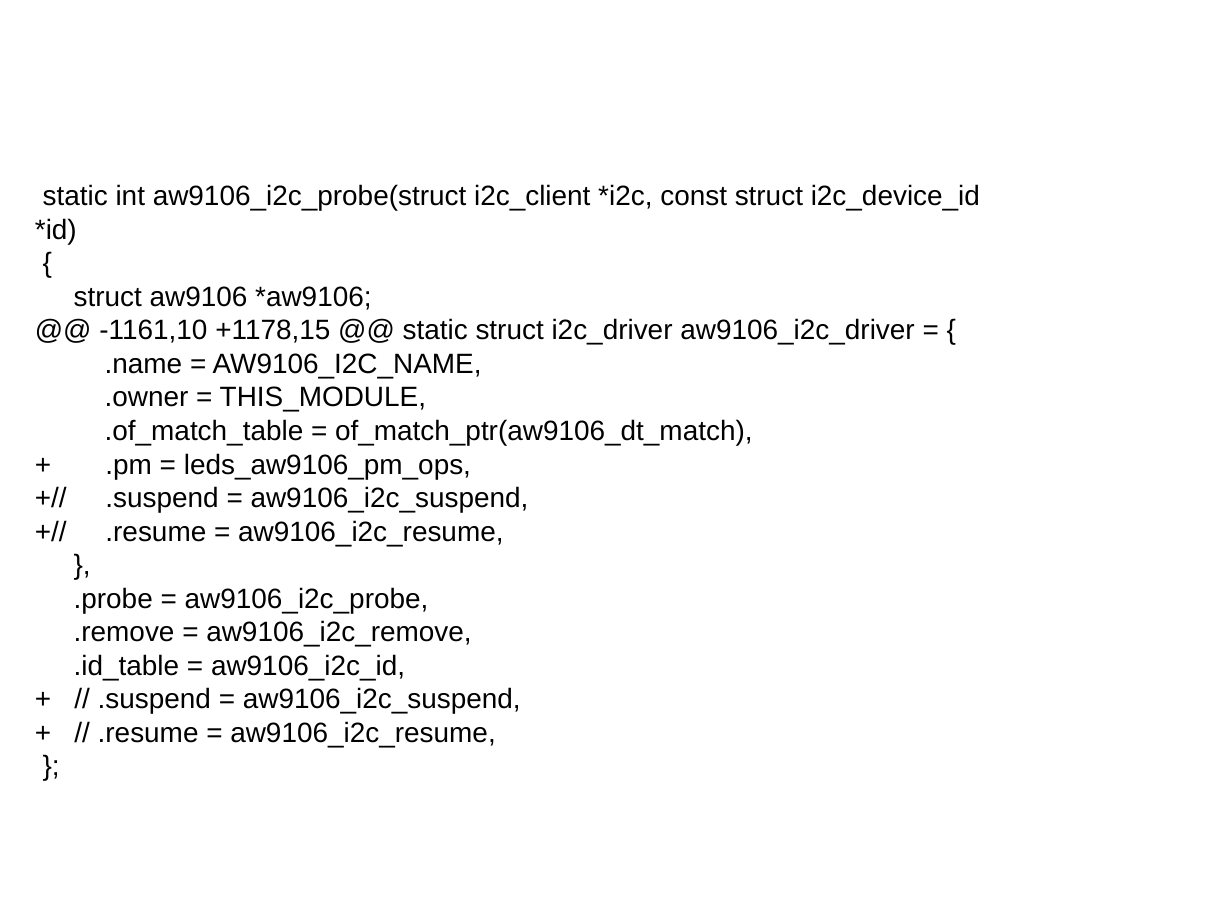
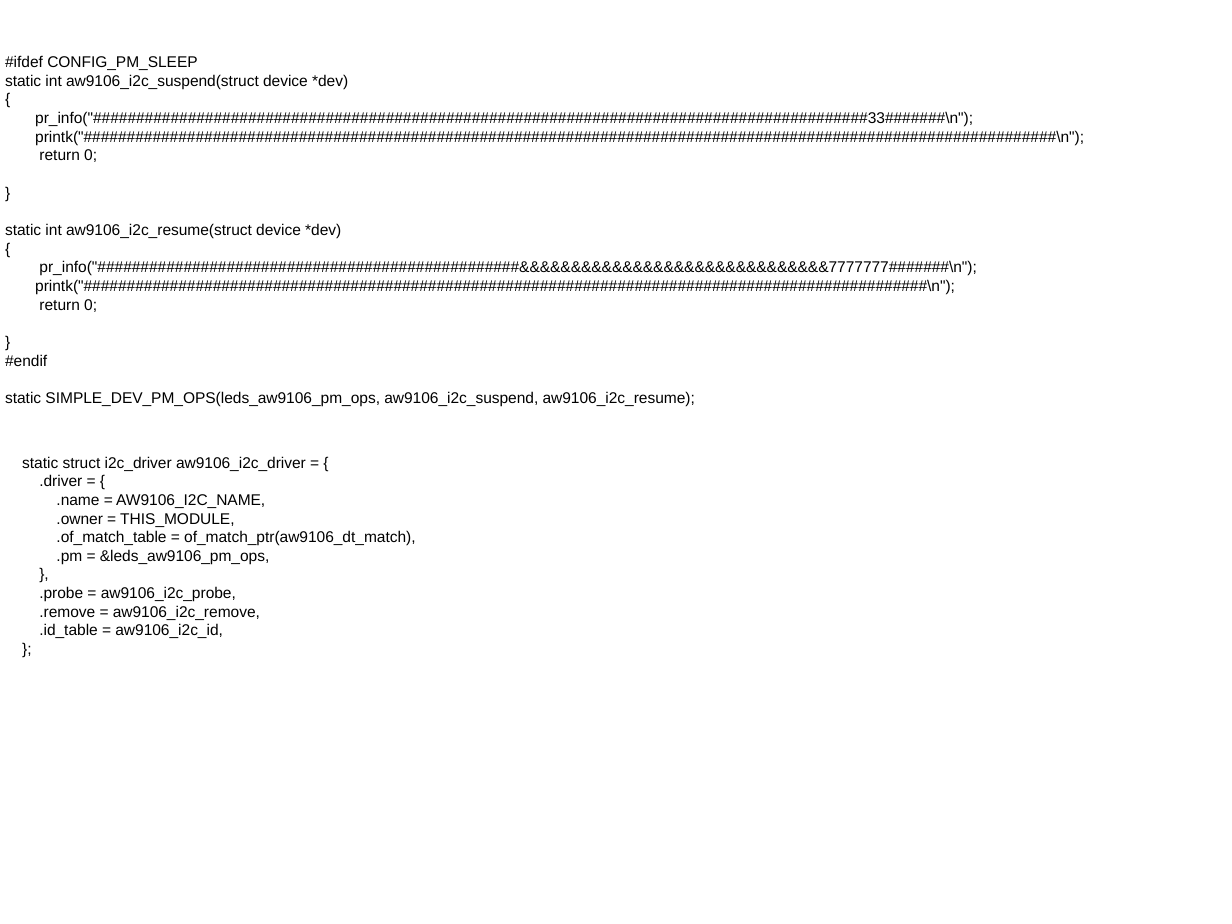
Before and after one commit to liyingfei142118/linux_drivers, a slide deck: slide 5 of 修改.odp. Drawn at 1232x924 pixels with LibreOffice and Linux fonts; fonts in the diff are those of the drawing. Boxes give left, top, right and bottom in pixels: in the first picture for what was removed or moved away, otherwise in the second. Text is boxed around its words. In the diff, an @@ line names an element or a change of style, - is before the commit and + after.

```diff
--- a/修改.odp
+++ b/修改.odp
@@ text added at <box>5,55,1084,406</box>, 10 pt, text #000000 @@
+#ifdef CONFIG_PM_SLEEP
+static int aw9106_i2c_suspend(struct device *dev)
+{
+pr_info("##########################################################################################33#######\n");
+printk("#################################################################################################################\n");
+return 0;
+}
+static int aw9106_i2c_resume(struct device *dev)
+{
+pr_info("#################################################&&&&&&&&&&&&&&&&&&&&&&&&&&&&&&7777777#######\n");
+printk("##################################################################################################\n");
+return 0;
+}
+#endif
+static SIMPLE_DEV_PM_OPS(leds_aw9106_pm_ops, aw9106_i2c_suspend, aw9106_i2c_resume);
@@ text "static struct i2c_driver aw9106_i2c_driver = ...": place and size @@
-text "static struct i2c_driver aw9106_i2c_driver = ..." at <box>35,184,980,747</box>
+text "static struct i2c_driver aw9106_i2c_driver = ..." at <box>22,456,415,638</box>
@@ text at <box>22,456,306,486</box>: text changed; size 18 to 10 pt @@
-static int aw9106_i2c_probe(struct i2c_client *i2c, const struct i2c_device_id *id)
-{
-struct aw9106 *aw9106;
-@@ -1161,10 +1178,15 @@ static struct i2c_driver aw9106_i2c_driver = {
+static struct i2c_driver aw9106_i2c_driver = {
+.driver = {
@@ text at <box>39,494,415,638</box>: size 18 to 10 pt in ".name = AW9106_I2C_NAME,", ".owner = THIS_MODULE,", ".of_match_table = of_match_ptr(aw9106_dt_match),", "}," and 4 more places @@
@@ text at <box>56,549,269,564</box>: text changed; size 18 to 10 pt @@
-+ .pm = leds_aw9106_pm_ops,
-+// .suspend = aw9106_i2c_suspend,
-+// .resume = aw9106_i2c_resume,
+.pm = &leds_aw9106_pm_ops,
@@ text at <box>98,687,521,747</box>: paragraphs removed @@
-+ // .suspend = aw9106_i2c_suspend,
-+ // .resume = aw9106_i2c_resume,
```
Also in this commit, not shown: 2 other slides changed, 1 slide added, 1 slide removed, 11 other files.
